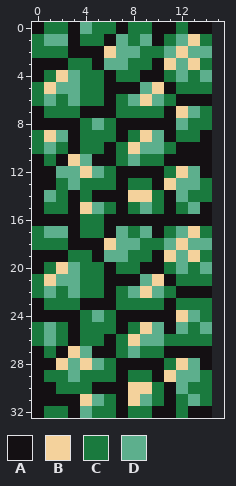
Pixel-art sprite: GoedWare Jam 14 Project/res/world/Bush-3.png. This is how it looked before the edit.
The file is 15x33 pixels. The old version is drawn lined up with the new one, on the new canvas.
Palette (. is transparent): A #141013  B #f4d29c  C #1a7a3e  D #5daf8d
And afterwards:
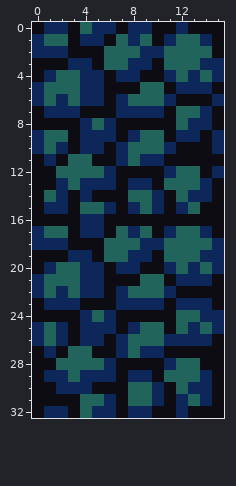
Diff:
canvas 15x33 -> 16x33
colour A: #141013 -> #0d0c12
colour C: #1a7a3e -> #0d275b
colour D: #5daf8d -> #20645b
y 0: x 15 . -> A
y 1: x 13 B -> D; x 15 . -> A
y 2: x 6 B -> D; x 12 B -> D; x 15 . -> A
y 3: x 11 B -> D; x 13 B -> D; x 15 . -> C
y 4: x 2 B -> D; x 15 . -> C
y 5: x 1 B -> D; x 10 B -> D; x 15 . -> A
y 6: x 9 B -> D; x 15 . -> C
y 7: x 12 B -> D; x 15 . -> A
y 8: x 15 . -> A
y 9: x 1 B -> D; x 9 B -> D; x 15 . -> C
y 10: x 8 B -> D; x 15 . -> C
y 11: x 3 B -> D; x 15 . -> A
y 12: x 4 B -> D; x 12 B -> D; x 15 . -> C
y 13: x 11 B -> D; x 15 . -> A
y 14: x 8..9 BB -> DD; x 15 . -> A
y 15: x 4 B -> D; x 15 . -> A
y 16: x 15 . -> A
y 17: x 13 B -> D; x 15 . -> A
y 18: x 6 B -> D; x 12 B -> D; x 15 . -> C
y 19: x 11 B -> D; x 13 B -> D; x 15 . -> C
y 20: x 2 B -> D; x 15 . -> C
y 21: x 1 B -> D; x 10 B -> D; x 15 . -> A
y 22: x 9 B -> D; x 15 . -> A
y 23: x 15 . -> A
y 24: x 12 B -> D; x 15 . -> C
y 25: x 9 B -> D; x 15 . -> C
y 26: x 8 B -> D; x 15 . -> A
y 27: x 3 B -> D; x 15 . -> A
y 28: x 2 B -> D; x 4 B -> D; x 12 B -> D; x 15 . -> A
y 29: x 11 B -> D; x 15 . -> A
y 30: x 8..9 BB -> DD; x 15 . -> A
y 31: x 4 B -> D; x 8 B -> D; x 15 . -> A
y 32: x 15 . -> A
